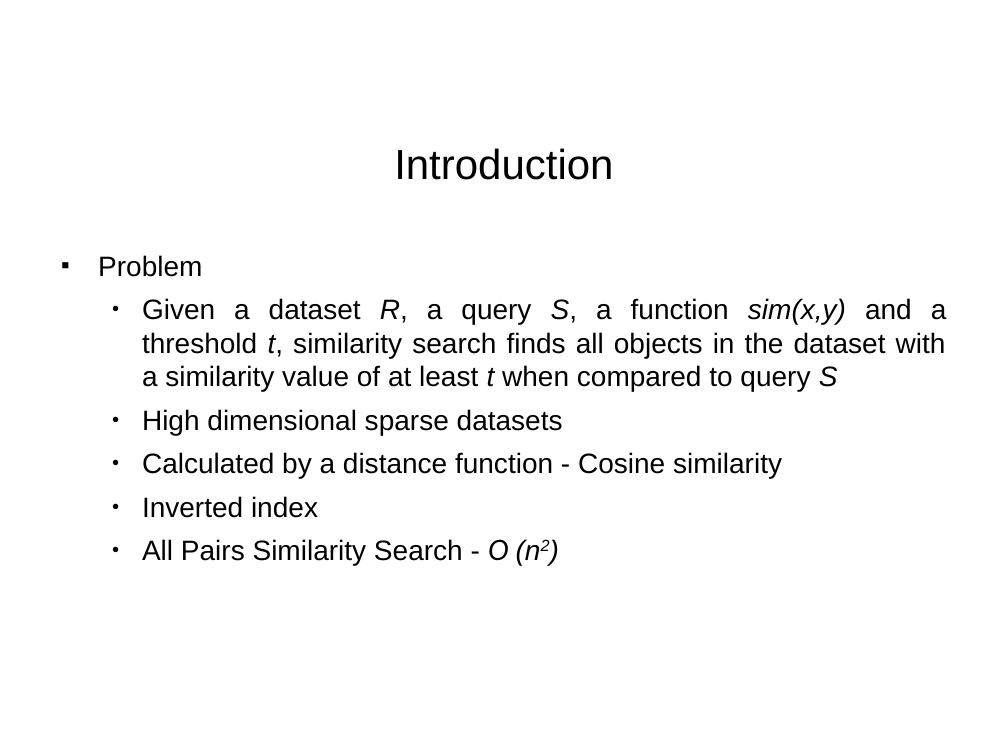
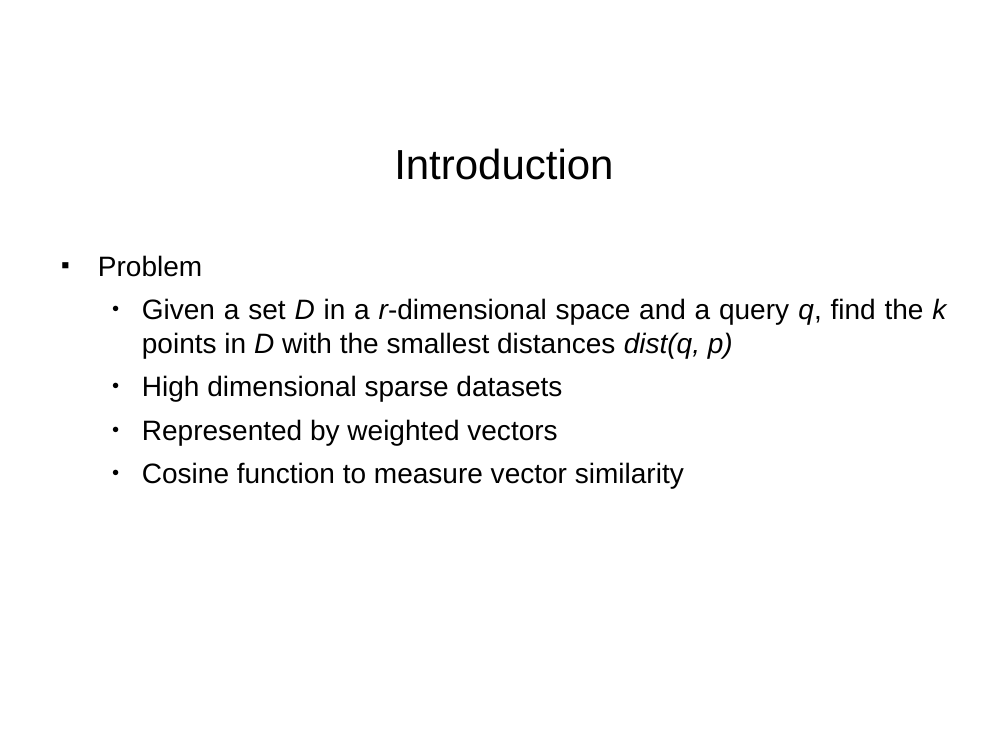
Before and after one commit to paulohq/apresentacao-L2KNNG, a slide deck: slide 4 of apresentacao-L2KNNG.ppt. Drawn at 1008x756 pixels with LibreOffice and Linux fonts; fonts in the diff are those of the drawing; background and template pictures are left out. Boxes give left, top, right and bottom in pixels: in the first picture for what was removed or moved away, otherwise in the second. Text is boxed around its words. In the diff, an @@ line names an element or a change of style, - is before the commit and + after.

```diff
--- a/apresentacao-L2KNNG.ppt
+++ b/apresentacao-L2KNNG.ppt
@@ text at box(142, 298, 946, 358): text changed @@
-  ● Given a dataset R, a query S, a function sim(x,y) and a threshold t, similarity search finds all objects in the dataset with a similarity value of at least t when compared to query S
+  ● Given a set D in a r-dimensional space and a query q, find the k points in D with the smallest distances dist(q, p)
@@ text at box(142, 419, 684, 488): text changed @@
-  ● Calculated by a distance function - Cosine similarity
-  ● Inverted index
-  ● All Pairs Similarity Search - O (n2)
+  ● Represented by weighted vectors
+  ● Cosine function to measure vector similarity
```
Also in this commit, not shown: 5 other slides changed, 7 slides added, 5 slides removed, 2 other files.
